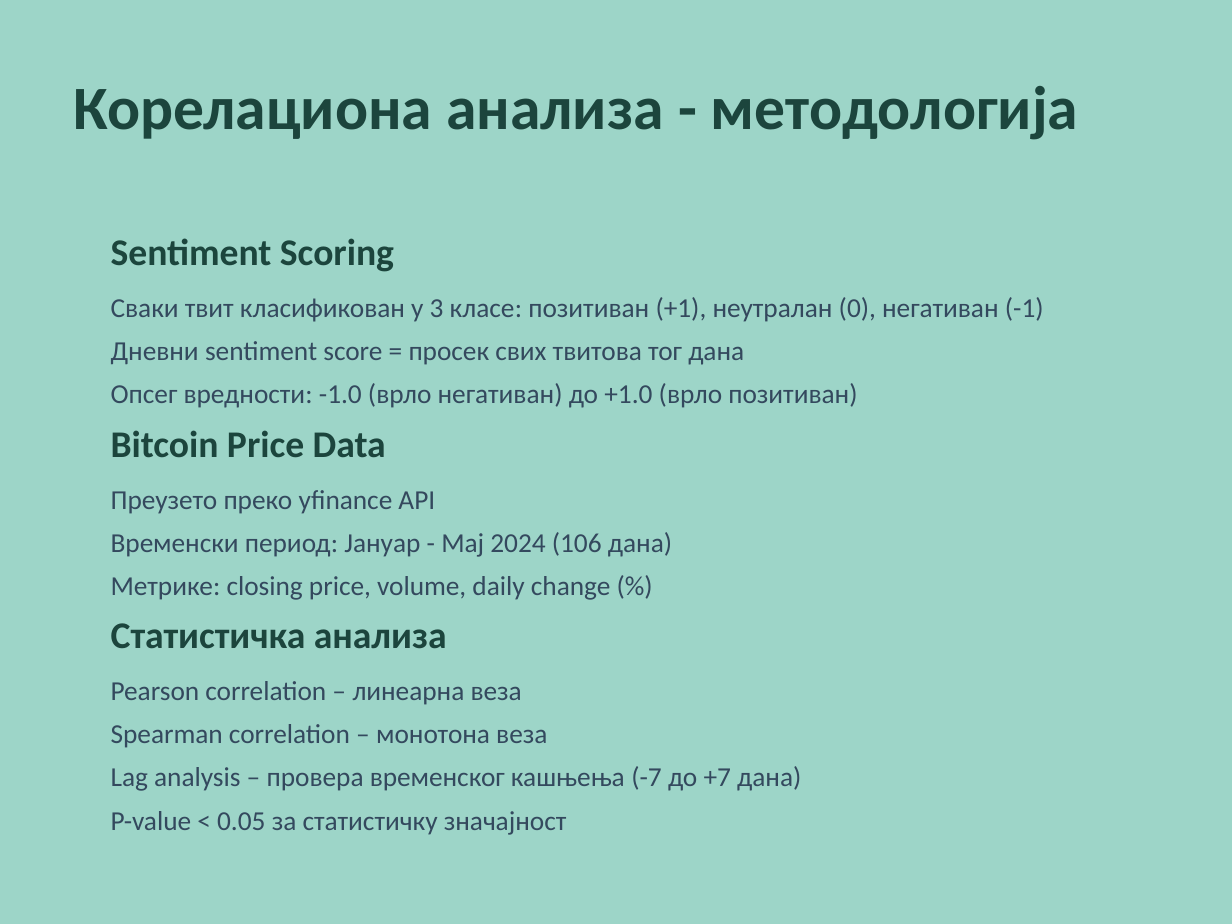
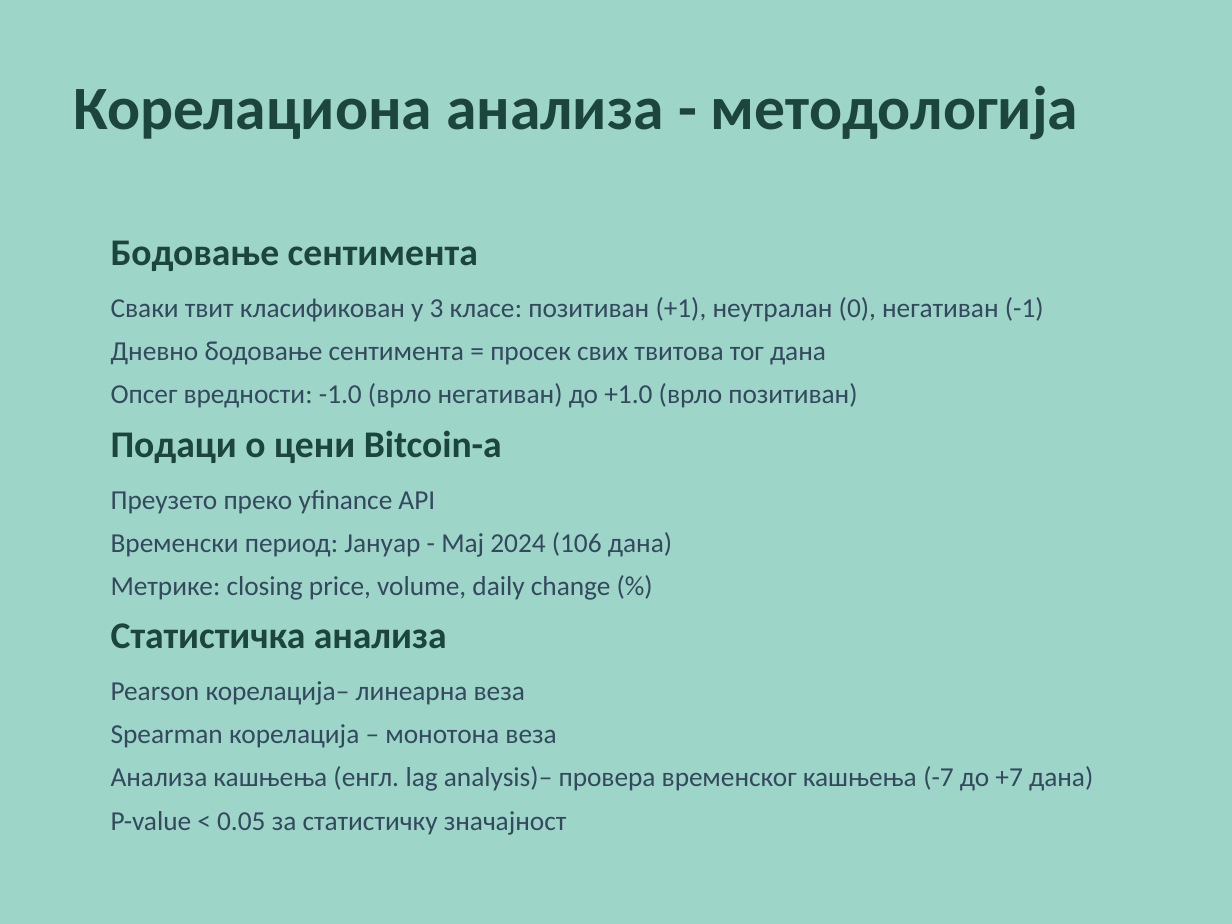
Before and after one commit to borisletic/diplomski, a slide deck: slide 11 of Prezentacija_Diplomski_Boris_Letic_RA_207_2021.pptx. Drawn at 1232x924 pixels with LibreOffice and Linux fonts; fonts in the diff are those of the drawing. Boxes give left, top, right and bottom in pixels: in the first picture for what was removed or moved away, otherwise in the second. Text is boxed around its words. In the diff, an @@ line names an element or a change of style, - is before the commit and + after.

```diff
--- a/Prezentacija_Diplomski_Boris_Letic_RA_207_2021.pptx
+++ b/Prezentacija_Diplomski_Boris_Letic_RA_207_2021.pptx
@@ text at [111, 240, 478, 271]: text changed @@
-Sentiment Scoring
+Бодовање сентимента
@@ text at [111, 341, 826, 365]: text changed @@
-Дневни sentiment score = просек свих твитова тог дана
+Дневно бодовање сентимента = просек свих твитова тог дана
@@ text at [111, 430, 502, 463]: text changed @@
-Bitcoin Price Data
+Подаци о цени Bitcoin-а
@@ text at [111, 681, 1093, 791]: text changed @@
-Pearson correlation – линеарна веза
-Spearman correlation – монотона веза
-Lag analysis – провера временског кашњења (-7 до +7 дана)
+Pearson корелација– линеарна веза
+Spearman корелација – монотона веза
+Анализа кашњења (енгл. lag analysis)– провера временског кашњења (-7 до +7 дана)
```
Also in this commit, not shown: 10 other slides changed, 1 other file.
